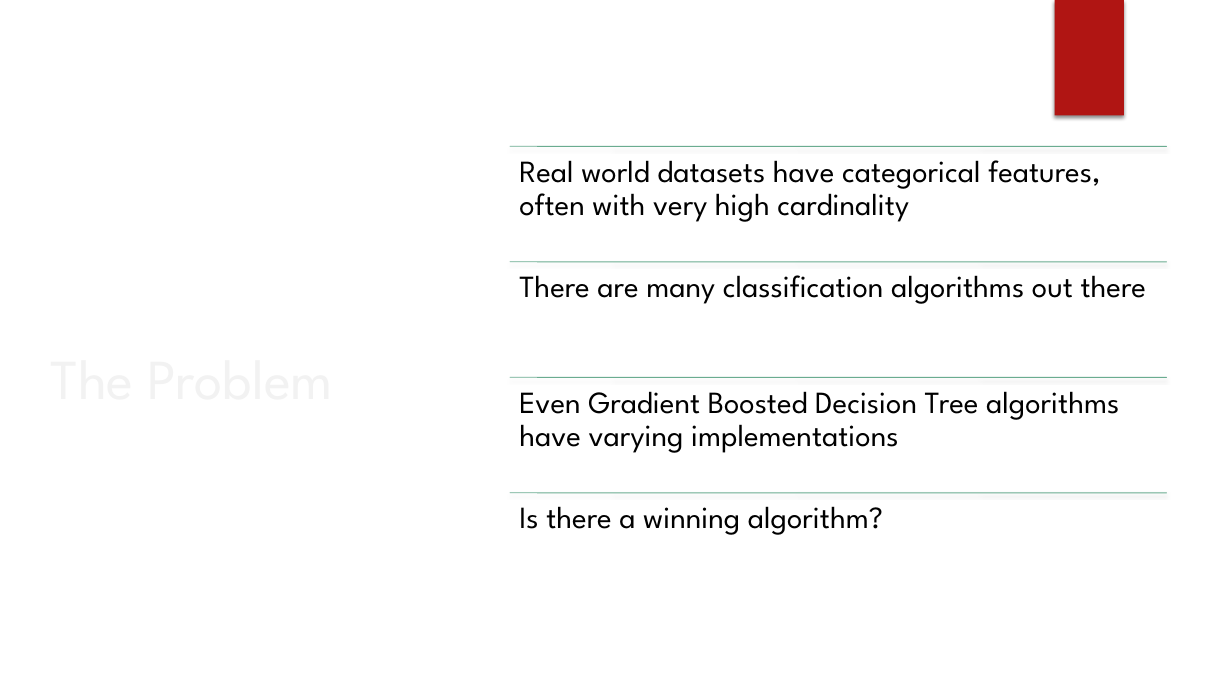
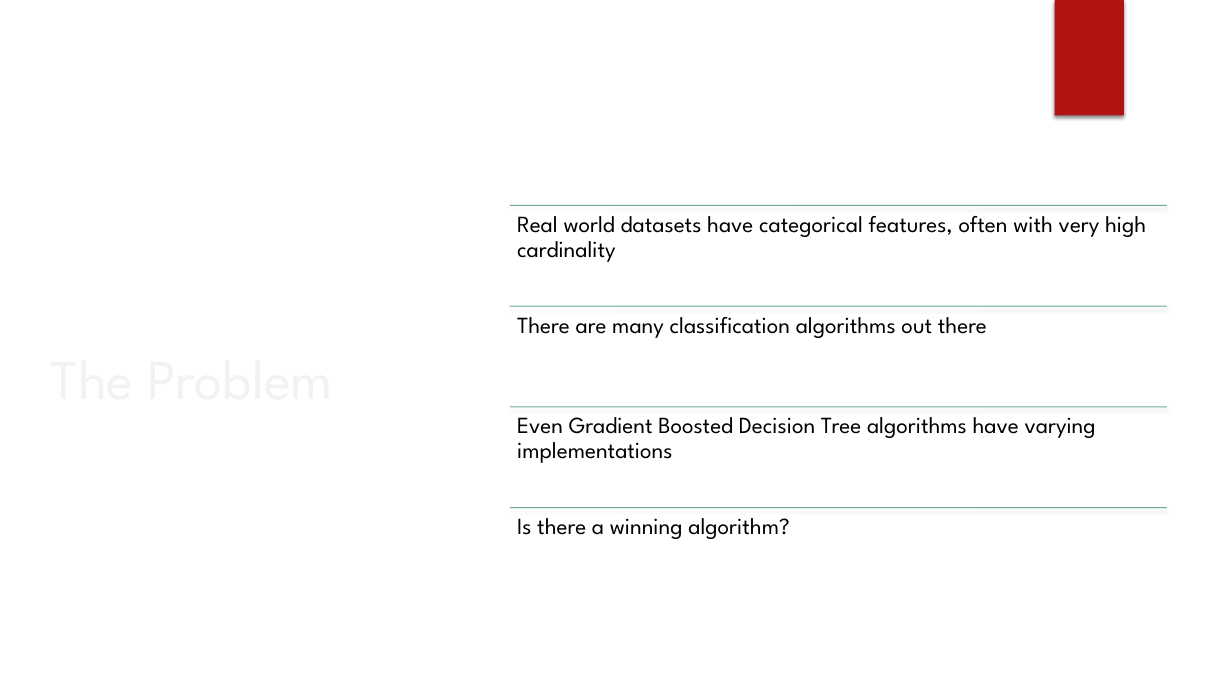
Before and after one commit to mohannishant6/MSc-Thesis, a slide deck: slide 3 of GBDT.pptx. Drawn at 1232x693 pixels with LibreOffice and Linux fonts; fonts in the diff are those of the drawing; background and template pictures are left out. Boxes give left, top, right and bottom in pixels: in the first picture for what was removed or moved away, otherwise in the second. Text is boxed around its words. In the diff, an @@ line names an element or a change of style, - is before the commit and + after.

```diff
--- a/GBDT.pptx
+++ b/GBDT.pptx
@@ size 24 to 18 pt; less space between paragraphs in 4 elements at <box>517,518,789,539</box>, <box>517,417,1096,463</box>, <box>517,317,987,338</box>, <box>517,216,1146,262</box> @@
@@ text "Real world datasets have categorical ...": place and size @@
-text "Real world datasets have categorical ..." at <box>519,160,1100,222</box>
+text "Real world datasets have categorical ..." at <box>517,216,1146,262</box>
@@ line moved from (510, 146) - (1166, 146) to (510, 205) - (1166, 205) @@
@@ text "There are many classification algorithms ...": place and size @@
-text "There are many classification algorithms ..." at <box>519,275,1146,304</box>
+text "There are many classification algorithms ..." at <box>517,317,987,338</box>
@@ line moved from (510, 262) - (1166, 262) to (510, 306) - (1166, 306) @@
@@ text "Even Gradient Boosted Decision Tree ...": place and size @@
-text "Even Gradient Boosted Decision Tree ..." at <box>519,391,1119,453</box>
+text "Even Gradient Boosted Decision Tree ..." at <box>517,417,1096,463</box>
@@ line moved from (510, 377) - (1166, 377) to (510, 407) - (1166, 407) @@
@@ text "Is there a winning algorithm?": place and size @@
-text "Is there a winning algorithm?" at <box>519,506,883,535</box>
+text "Is there a winning algorithm?" at <box>517,518,789,539</box>
@@ line moved from (510, 493) - (1166, 493) to (510, 507) - (1166, 507) @@
```
Also in this commit, not shown: 7 other slides changed, 11 slides added, 1 slide removed, 2 other files.
